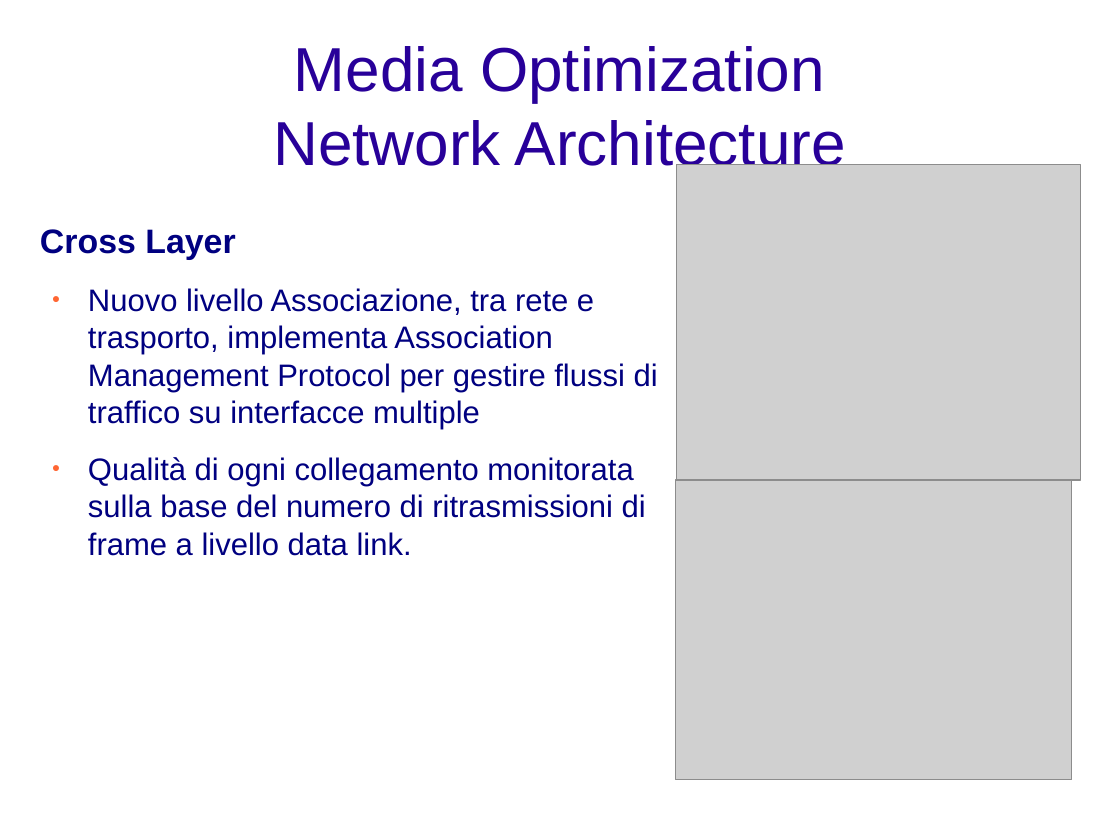
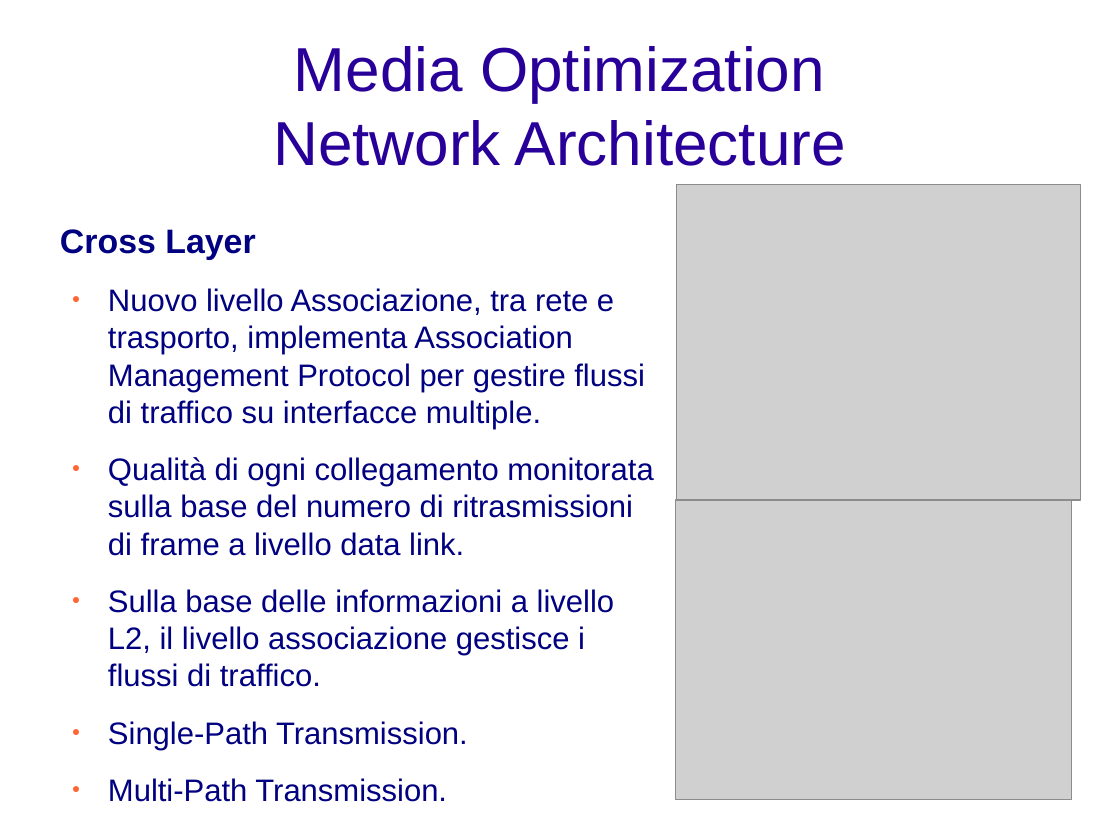
Before and after one commit to rjack/tesi-triennale, a slide deck: slide 5 of presentazione.odp. Drawn at 1120x840 pixels with LibreOffice and Linux fonts; fonts in the diff are those of the drawing; grey boxes stand for pictures; background and template pictures are left out. Boxes give left, top, right and bottom in pixels: in the first picture for what was removed or moved away, otherwise in the second. Text is boxed around its words. In the diff, an @@ line names an element or a change of style, - is before the commit and + after.

Commit message:
Perfezionata una slide gia' di suo perfetta

```diff
--- a/presentazione.odp
+++ b/presentazione.odp
@@ picture: place and size @@
-picture at (677,165,1081,480)
+picture at (677,185,1081,500)
@@ text "Cross Layer": place and size @@
-text "Cross Layer" at (40,229,658,556)
+text "Cross Layer" at (60,229,653,802)
@@ text at (108,288,645,429): text changed @@
-● Nuovo livello Associazione, tra rete e trasporto, implementa Association Management Protocol per gestire flussi di traffico su interfacce multiple
+● Nuovo livello Associazione, tra rete e trasporto, implementa Association Management Protocol per gestire flussi di traffico su interfacce multiple.
@@ picture: place and size @@
-picture at (676,480,1072,780)
+picture at (676,500,1072,800)
@@ text at (108,589,615,802): paragraphs added @@
+● Sulla base delle informazioni a livello L2, il livello associazione gestisce i flussi di traffico.
+● Single-Path Transmission.
+● Multi-Path Transmission.
```
